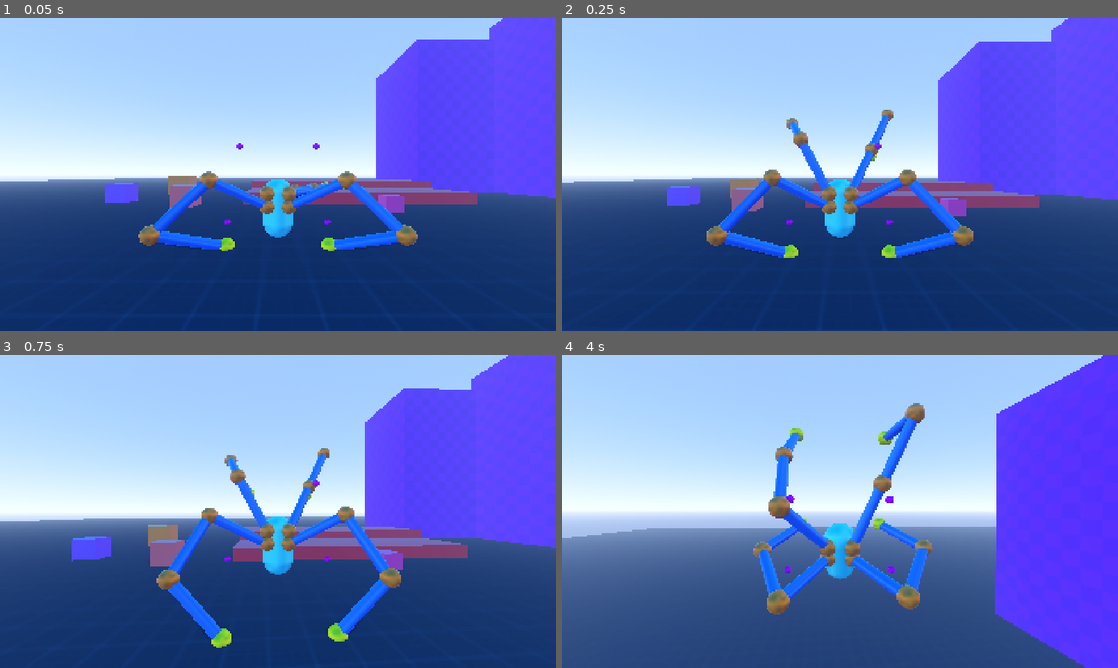
Above: before the commit, frames 1-4 (two rows, left to right).
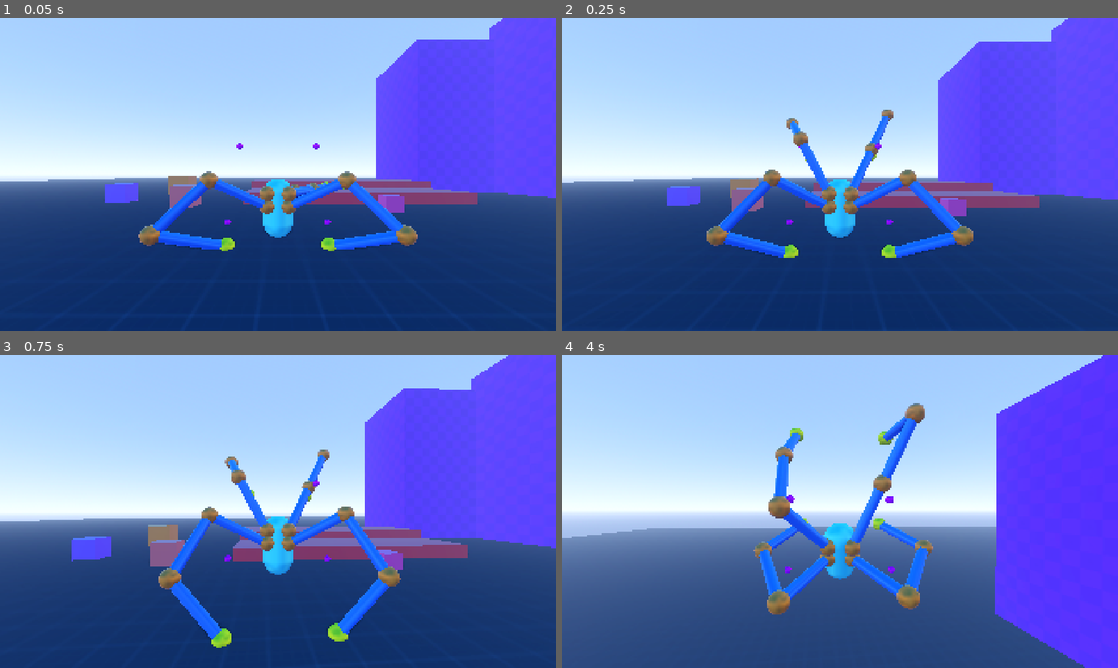
Above: after the commit, the same moments.

Repository: lliamsymonds04/doc-oc
Game: Godot game, scene res://main.tscn
Same seed, same stepped clock (60 frames per second), same inputs: the game is played once before the commit and once after it.
Inputs (mouse positions are in pixels of both pictures, inside the frame that each line leads up to):
- Up to frame 1 (0.05 s): no input
- Up to frame 2 (0.25 s): no input
- Up to frame 3 (0.75 s): move the mouse to (305, 511) at 0.52 s; hold W (forward) from 0.53 s (still down)
- Up to frame 4 (4 s): keep holding W (forward); tap Space (jump) at 0.77, 1.52, 3.02, 3.77 s; move the mouse to (812, 511) at 1.27 s; move the mouse to (851, 505) at 2.02 s; move the mouse to (834, 517) at 2.77 s; move the mouse to (878, 514) at 3.52 s

Frame 1 is identical in both runs. In frame 2, less than 0.1% of the frame differs, in the area x 28-72%, y 32-73%; in frame 3, 0.5%, in the area x 28-73%, y 29-90%; in frame 4, 0.1%.

Commit message:
feat: added tilt to grounded state

Diff:
--- a/systems/player/states/grounded_state.gd
+++ b/systems/player/states/grounded_state.gd
@@ -2,6 +2,9 @@
 extends PlayerState
 
 const GROUNDED_DEBOUNCE_TIME := 1.2
+const WALK_TILT_X := deg_to_rad(10)
+const WALK_TILT_Z := deg_to_rad(10)
+const TILT_SPEED := 1.0
 
 var grounded_debounce := 0.0
 
@@ -44,6 +47,8 @@
 		p.velocity.x = move_toward(p.velocity.x, 0, p.speed * dt)
 		p.velocity.z = move_toward(p.velocity.z, 0, p.speed * dt)
 
+	_update_tilt(dt)
+
 	_update_legs(dt)
 	_update_arms(dt)
 
@@ -63,6 +68,26 @@
 	if Input.is_action_just_pressed("jump"):
 		p.velocity.y = p.jump_velocity
 		p.set_state(p.StateID.AIR)
+
+
+func _update_tilt(dt: float) -> void:
+	var p := player
+
+	var dir := input_dir
+	if dir.length_squared() > 0.0:
+		dir = dir.normalized()
+
+	var current_tilt_x := p.tilt_pivot.rotation.x
+	var current_tilt_z := p.tilt_pivot.rotation.z
+
+	var target_tilt_x := dir.y * WALK_TILT_X
+	var target_tilt_z := -dir.x * WALK_TILT_Z
+
+	var tilted_x = lerp(current_tilt_x, target_tilt_x, dt * TILT_SPEED)
+	var tilted_z = lerp(current_tilt_z, target_tilt_z, dt * TILT_SPEED)
+
+	p.tilt_pivot.rotation.x = tilted_x
+	p.tilt_pivot.rotation.z = tilted_z
 
 func _update_legs(dt: float) -> void:
 	var p := player
